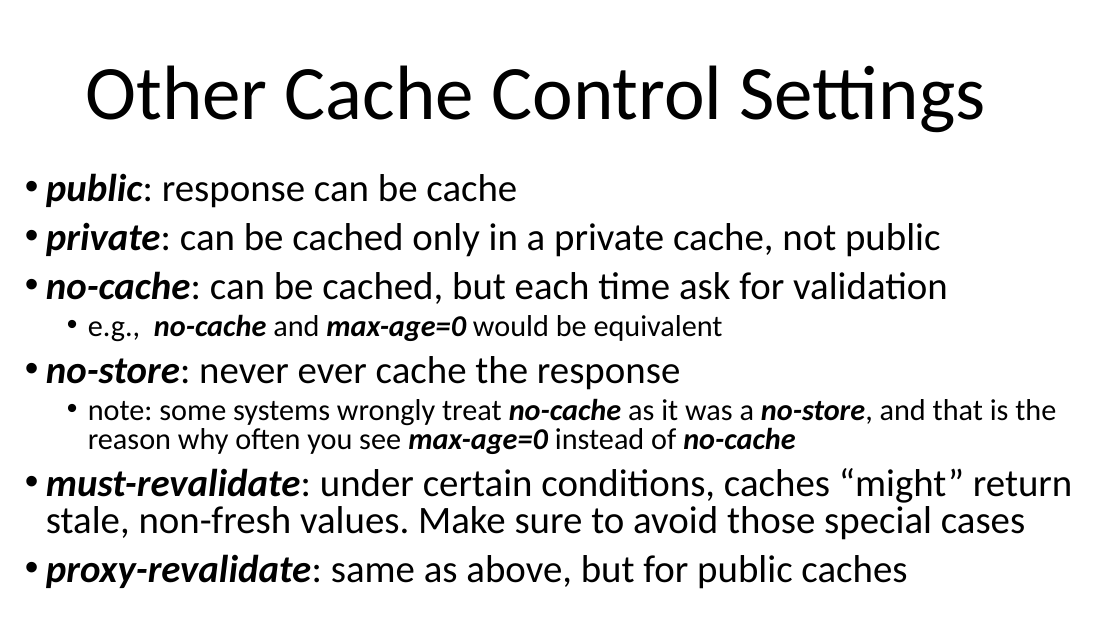
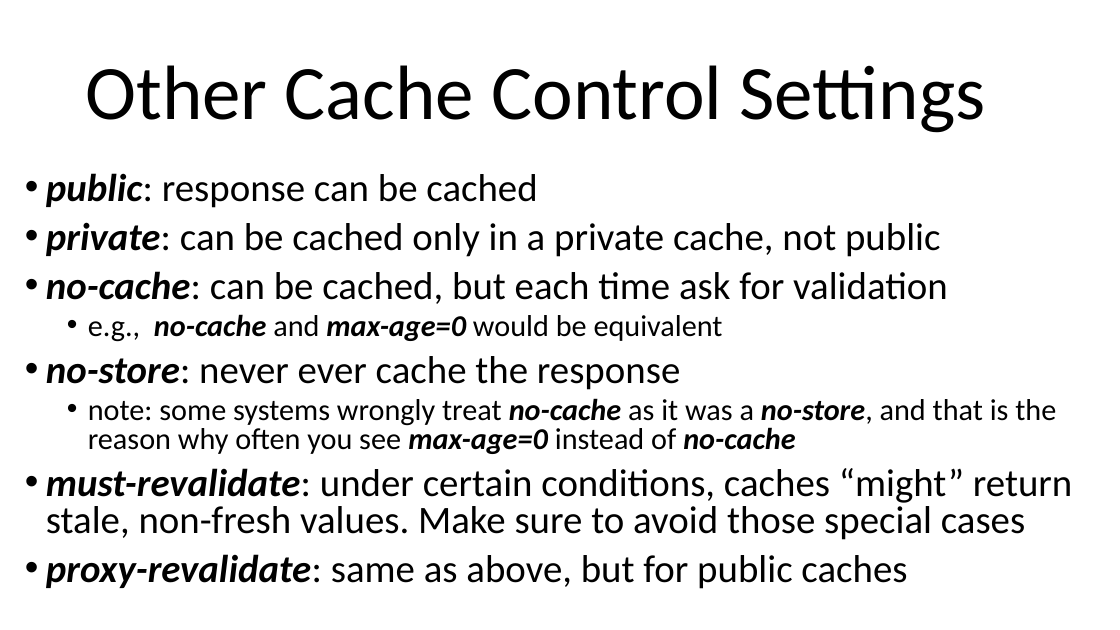
Before and after one commit to arcuri82/testing_security_development_enterprise_systems, a slide deck: slide 35 of doc/advanced/slides/lesson_05.pptx. Drawn at 1120x630 pixels with LibreOffice and Linux fonts; fonts in the diff are those of the drawing. Boxes give left, top, right and bottom in pixels: in the first picture for what was removed or moved away, otherwise in the second. Text is boxed around its words. In the diff, an @@ line names an element or a change of style, - is before the commit and + after.

```diff
--- a/doc/advanced/slides/lesson_05.pptx
+++ b/doc/advanced/slides/lesson_05.pptx
@@ text at [46, 173, 537, 208]: text changed @@
-• public: response can be cache
+• public: response can be cached
```
Also in this commit, not shown: 3 other slides changed, 2 other files.
